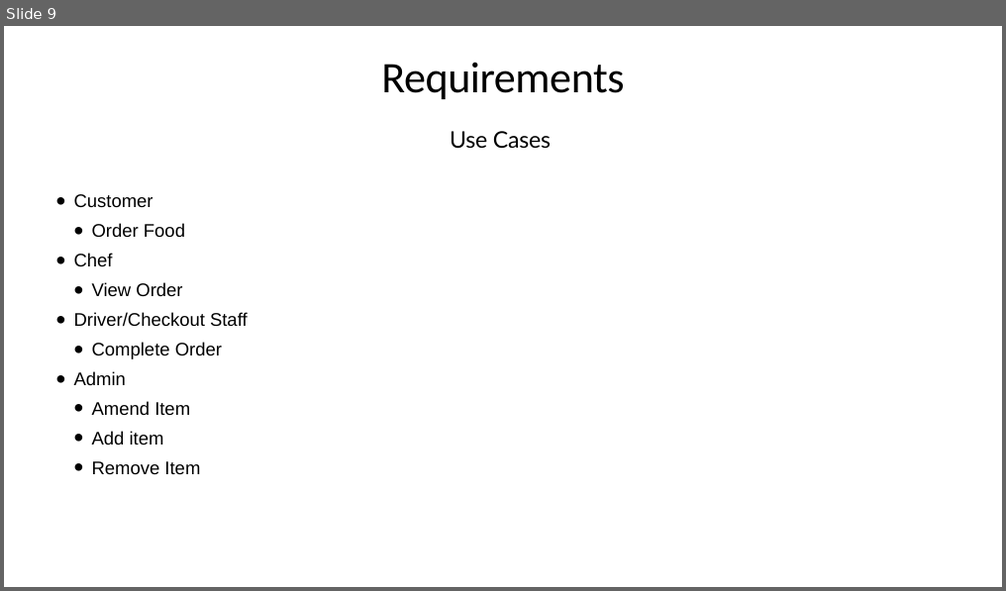
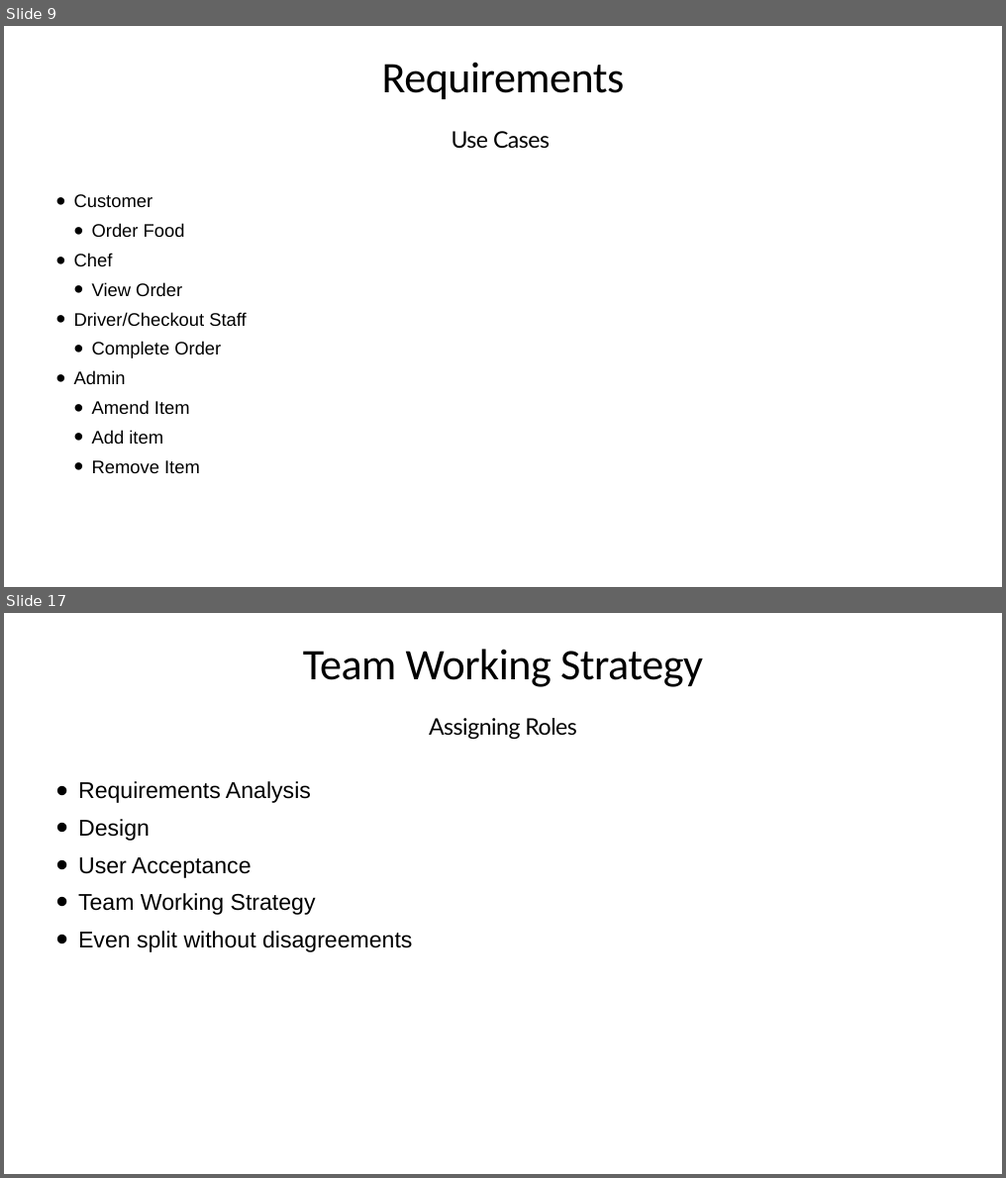
Before and after one commit to henryfallows13/Assesment3-DoghnutOrderSystem, a slide deck: Henry/Ford Order System Preasentation .pptx. Shown one above the other, each under a label of ours: slide 9 before the commit, slides 9 and 17 after it; the slides between them are not shown. The pictures are 1006x591 and 1006x1178 pixels, drawn with LibreOffice and Linux fonts; fonts in the diff are those of the drawing. Boxes give left, top, right and bottom in pixels: in the first picture for what was removed or moved away, otherwise in the second. Text is boxed around its words. In the diff, an @@ line names an element or a change of style, - is before the commit and + after.

```diff
--- a/Henry/Ford Order System Preasentation .pptx
+++ b/Henry/Ford Order System Preasentation .pptx
@@ slide 17 added at (x1=4, y1=613, x2=1002, y2=1174), background #FFFFFF @@
@@ title added at (x1=303, y1=649, x2=703, y2=687), 84 pt, text #000000 @@
+Team Working Strategy
@@ text added at (x1=429, y1=718, x2=576, y2=740), 44 pt, text #000000 @@
+Assigning Roles
@@ text added at (x1=78, y1=781, x2=412, y2=953), 44 pt, text #000000 @@
+• Requirements Analysis
+• Design
+• User Acceptance
+• Team Working Strategy
+• Even split without disagreements
@@ slide 9 changed as well @@
@@ text "Use Cases" at (x1=451, y1=131, x2=549, y2=149): letter spacing -0.4 to -1 pt @@
@@ text "Customer" at (x1=74, y1=194, x2=246, y2=473): size 35.2 to 35 pt @@
```
Also in this commit, not shown: 7 other slides changed, 9 other slides added, 2 other files.
